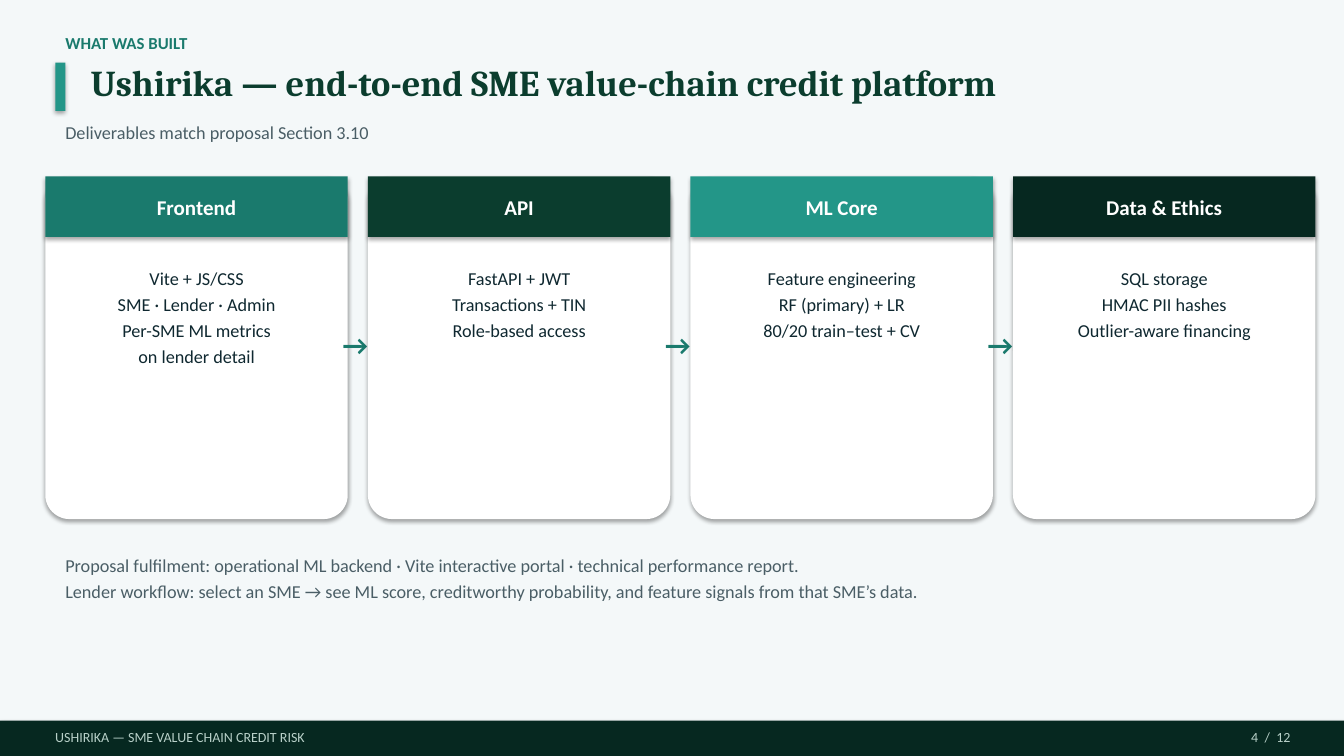
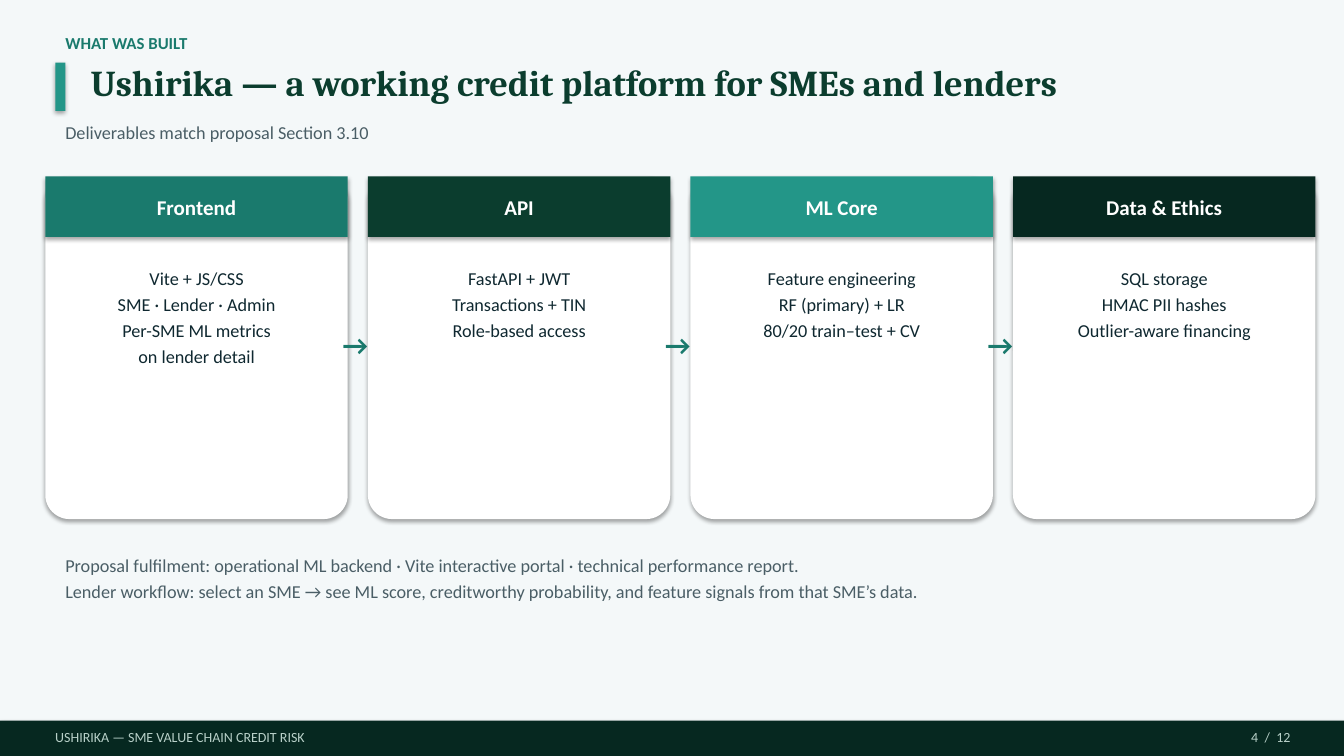
Before and after one commit to Dmmkuliku/ushirika-sme-credit, a slide deck: slide 4 of Presentation/Ushirika_Group15_Defence_v13.pptx. Drawn at 1344x756 pixels with LibreOffice and Linux fonts; fonts in the diff are those of the drawing. Boxes give left, top, right and bottom in pixels: in the first picture for what was removed or moved away, otherwise in the second. Text is boxed around its words. In the diff, an @@ line names an element or a change of style, - is before the commit and + after.

```diff
--- a/Presentation/Ushirika_Group15_Defence_v13.pptx
+++ b/Presentation/Ushirika_Group15_Defence_v13.pptx
@@ text at [91,70,1057,104]: text changed @@
-Ushirika — end-to-end SME value-chain credit platform
+Ushirika — a working credit platform for SMEs and lenders
```
Also in this commit, not shown: 3 other slides changed, 25 other files.
